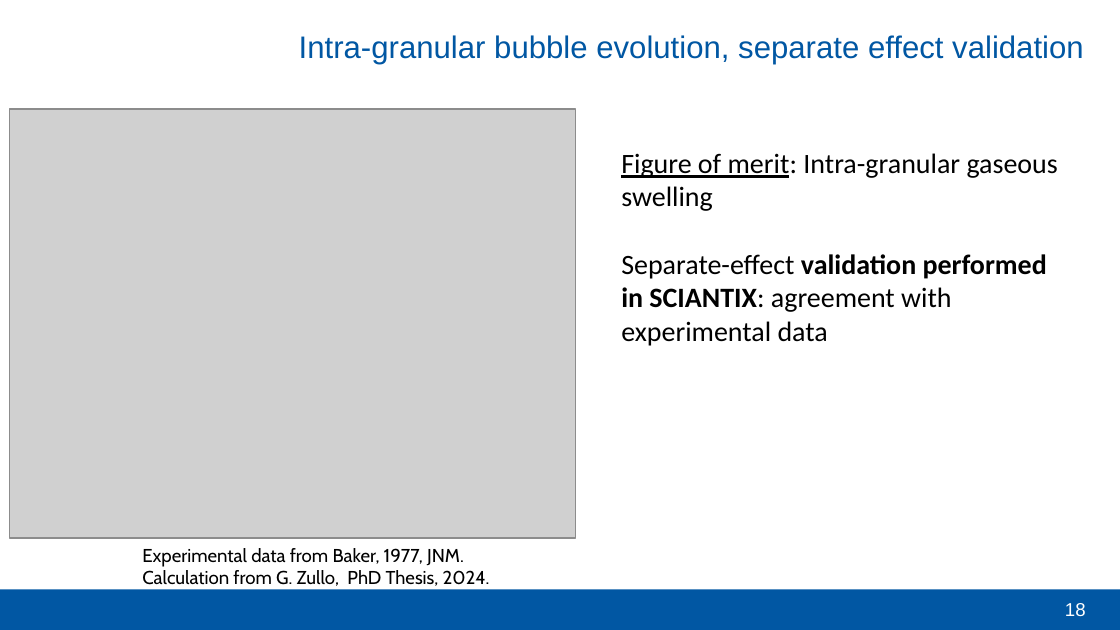
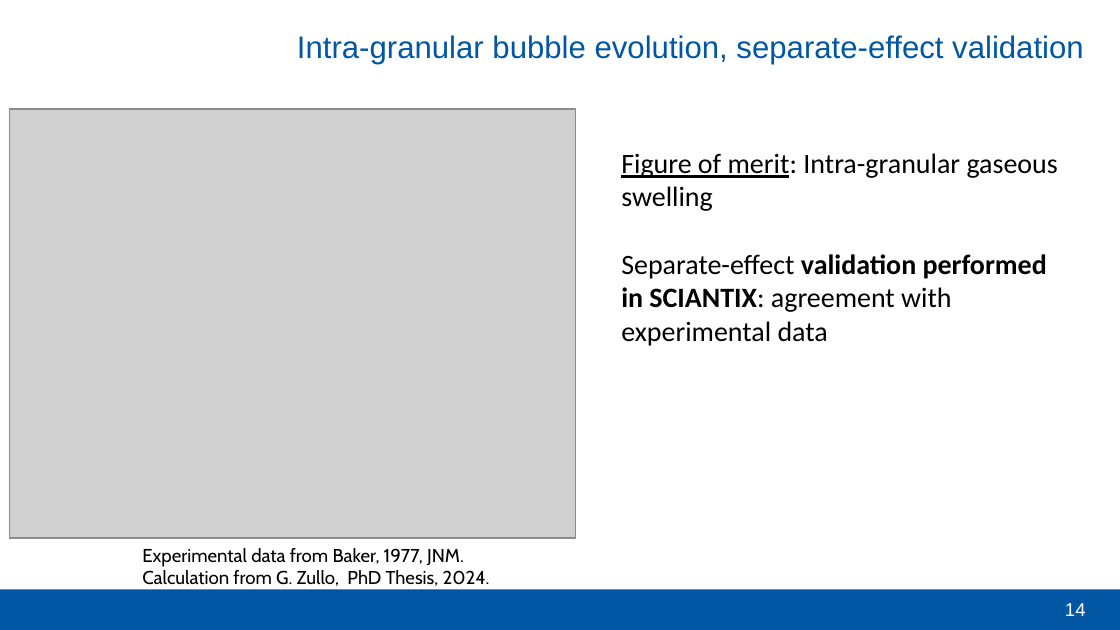
Before and after one commit to sciantix/sciantix-official, a slide deck: slide 14 of slide/MOOC/MOOC SCIANTIX - OperaHPC - V0.pptx (slide 18 before the commit). Drawn at 1120x630 pixels with LibreOffice and Linux fonts; fonts in the diff are those of the drawing; grey boxes stand for pictures; background and template pictures are left out. Boxes give left, top, right and bottom in pixels: in the first picture for what was removed or moved away, otherwise in the second. Text is boxed around its words. In the diff, an @@ line names an element or a change of style, - is before the commit and + after.

```diff
--- a/slide/MOOC/MOOC SCIANTIX - OperaHPC - V0.pptx
+++ b/slide/MOOC/MOOC SCIANTIX - OperaHPC - V0.pptx
@@ title at (x1=297, y1=35, x2=1084, y2=64): text changed @@
-Intra-granular bubble evolution, separate effect validation
+Intra-granular bubble evolution, separate-effect validation
@@ page number at (x1=1065, y1=603, x2=1086, y2=616): text changed @@
-18
+14
```
Also in this commit, not shown: 7 other slides changed, 1 slide added, 8 slides removed.
